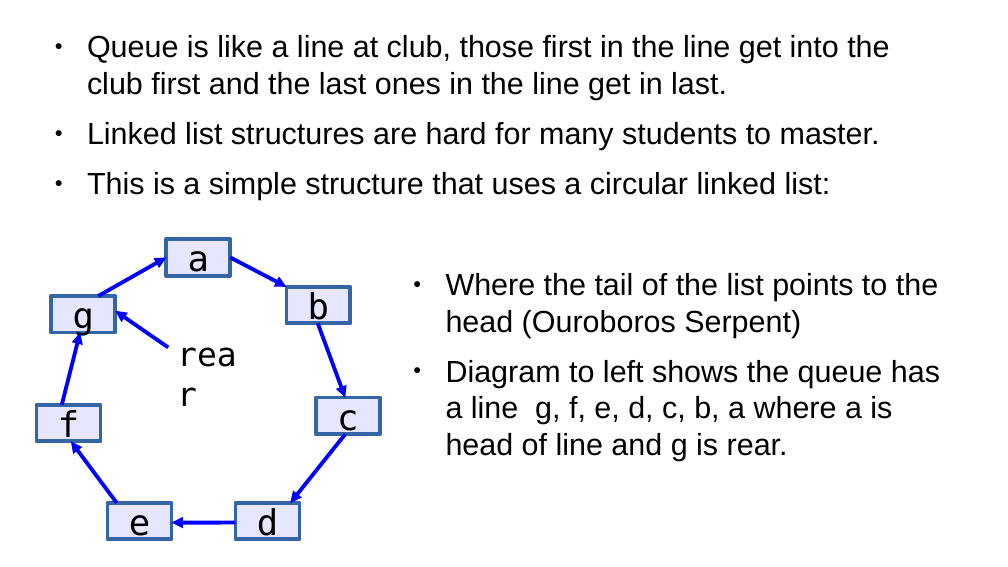
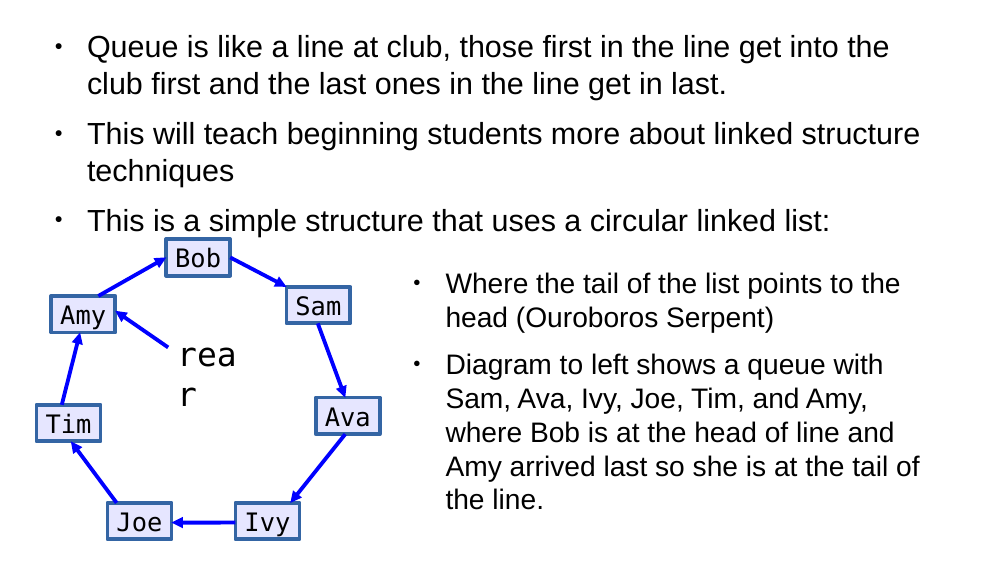
Before and after one commit to gerryjenkinslb/Ouroboros_Queue, a slide deck: slide 2 of OuroborosQueue.odp. Drawn at 1008x567 pixels with LibreOffice and Linux fonts; fonts in the diff are those of the drawing. Boxes give left, top, right and bottom in pixels: in the first picture for what was removed or moved away, otherwise in the second. Text is boxed around its words. In the diff, an @@ line names an element or a change of style, - is before the commit and + after.

Commit message:
update slide presentation

```diff
--- a/OuroborosQueue.odp
+++ b/OuroborosQueue.odp
@@ text at bbox=[87, 122, 921, 187]: text changed @@
-● Linked list structures are hard for many students to master.
+● This will teach beginning students more about linked structure techniques
@@ text in rectangle at bbox=[175, 247, 221, 268]: text changed; size 28 to 20 pt @@
-a
+Bob
@@ text in rectangle at bbox=[295, 296, 341, 316]: text changed; size 28 to 20 pt @@
-b
+Sam
@@ text at bbox=[446, 272, 900, 332]: size 24 to 22.2 pt in "Where the tail of the list points ..." @@
@@ text in rectangle at bbox=[60, 305, 106, 330]: text changed; size 28 to 20 pt @@
-g
+Amy
@@ text at bbox=[446, 353, 919, 480]: text changed; size 24 to 22.2 pt @@
-● Diagram to left shows the queue has a line g, f, e, d, c, b, a where a is head of line and g is rear.
+● Diagram to left shows a queue with Sam, Ava, Ivy, Joe, Tim, and Amy,
+  where Bob is at the head of line and Amy arrived last so she is at the tail of the line.
@@ text in rectangle at bbox=[46, 413, 92, 433]: text changed; size 28 to 20 pt @@
-f
+Tim
@@ text in rectangle at bbox=[325, 407, 371, 427]: text changed; size 28 to 20 pt @@
-c
+Ava
@@ text in rectangle at bbox=[116, 512, 162, 532]: text changed; size 28 to 20 pt @@
-e
+Joe
@@ text in rectangle at bbox=[244, 512, 290, 537]: text changed; size 28 to 20 pt @@
-d
+Ivy
```
Also in this commit, not shown: 4 other slides changed, 2 slides added.
